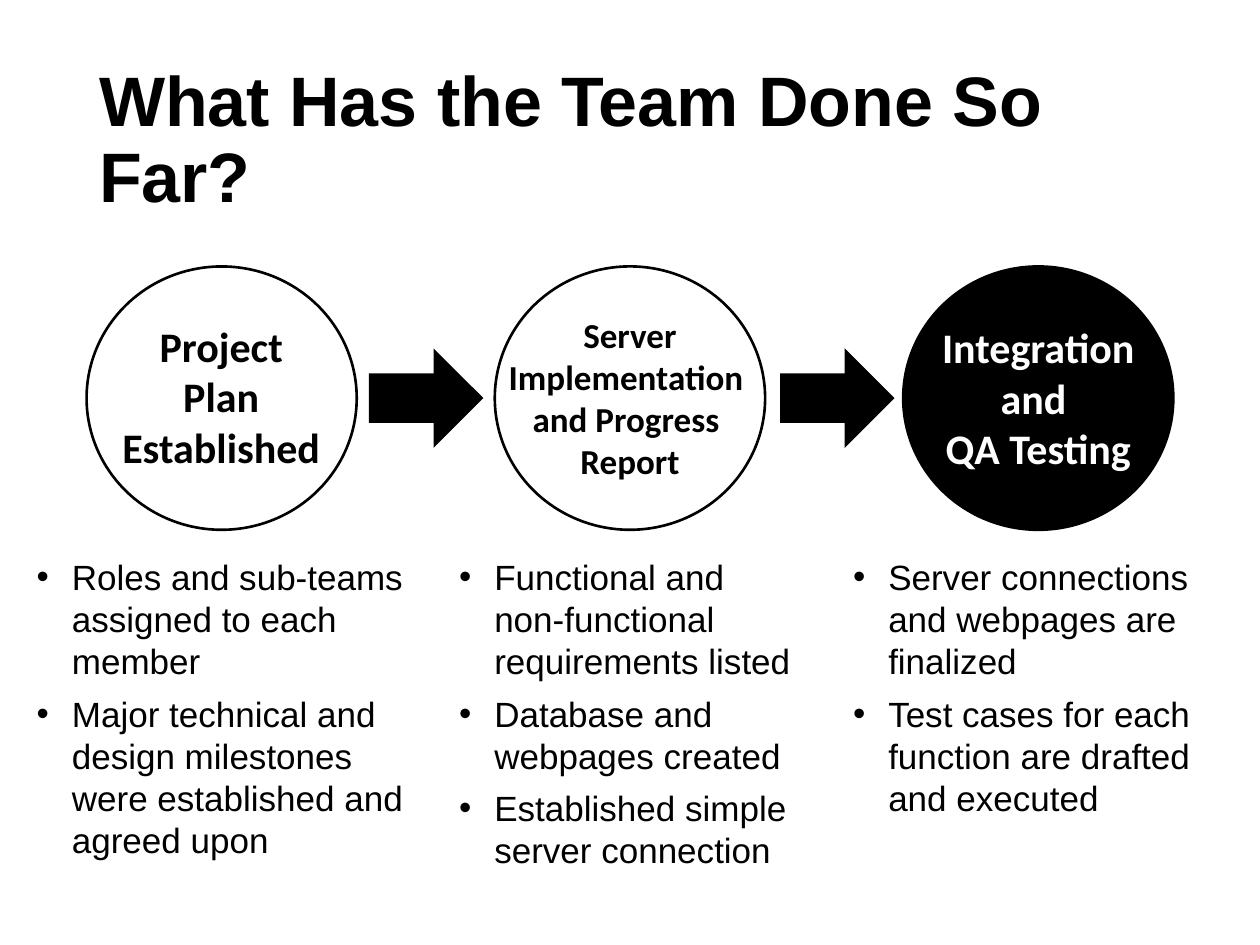
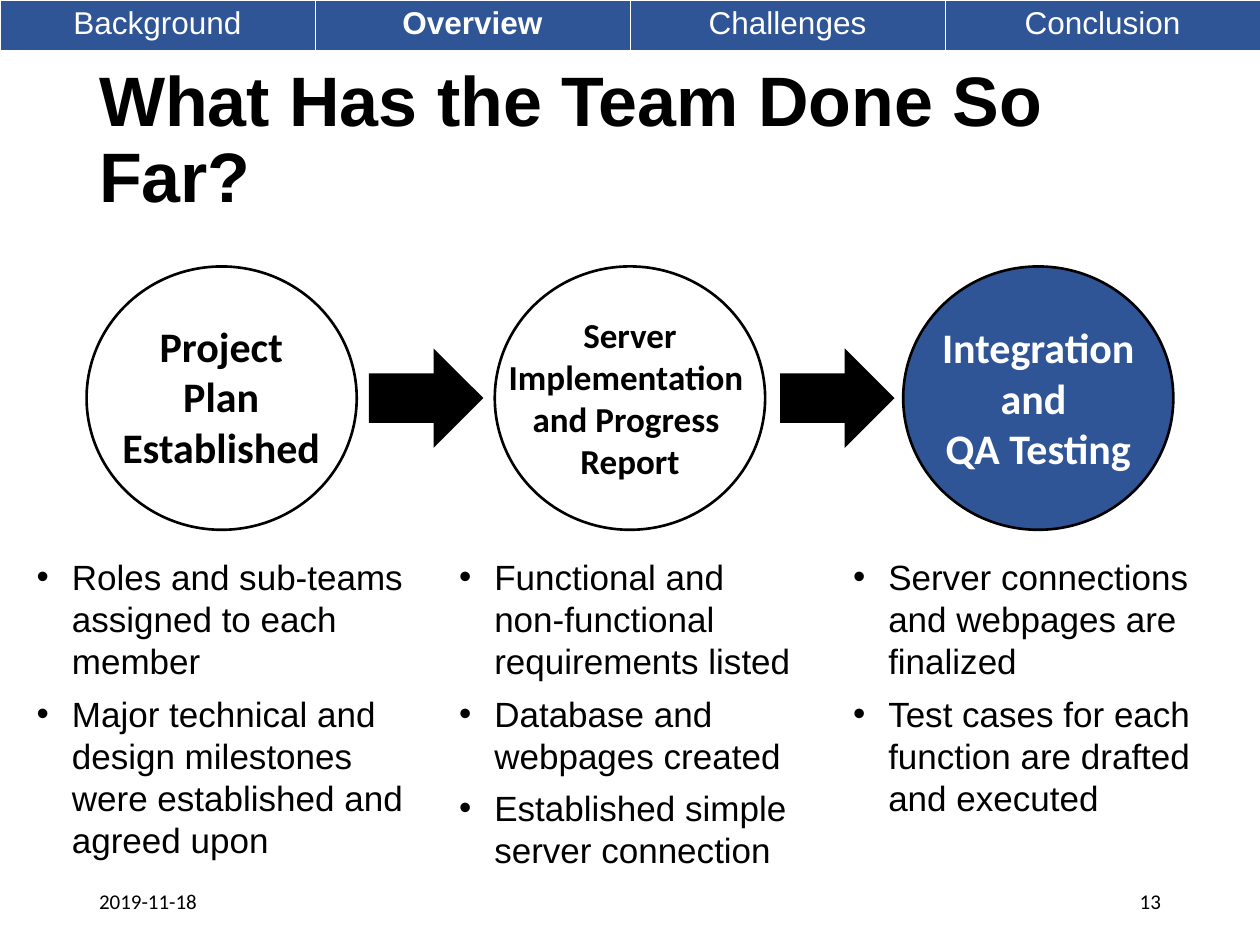
Before and after one commit to zahir-firoze/MIE350Proj, a slide deck: slide 13 of Project Presentation/MIE350 - Project Presentation.ppt. Drawn at 1260x945 pixels with LibreOffice and Linux fonts; fonts in the diff are those of the drawing. Boxes give left, top, right and bottom in pixels: in the first picture for what was removed or moved away, otherwise in the second. Text is boxed around its words. In the diff, an @@ line names an element or a change of style, - is before the commit and + after.

```diff
--- a/Project Presentation/MIE350 - Project Presentation.ppt
+++ b/Project Presentation/MIE350 - Project Presentation.ppt
@@ table added at <box>0,0,1260,52</box>, 1 rows, 4 columns @@
+Background | Overview | Challenges | Conclusion
@@ ellipse at <box>903,266,1173,529</box>: fill #000000 to #2F5597 @@
@@ text added at <box>99,894,197,909</box>, 12 pt, text #000000 @@
+2019-11-18
@@ page number added at <box>1140,895,1161,909</box>, 12 pt, text #000000 @@
+13
```
Also in this commit, not shown: 22 other slides changed.
